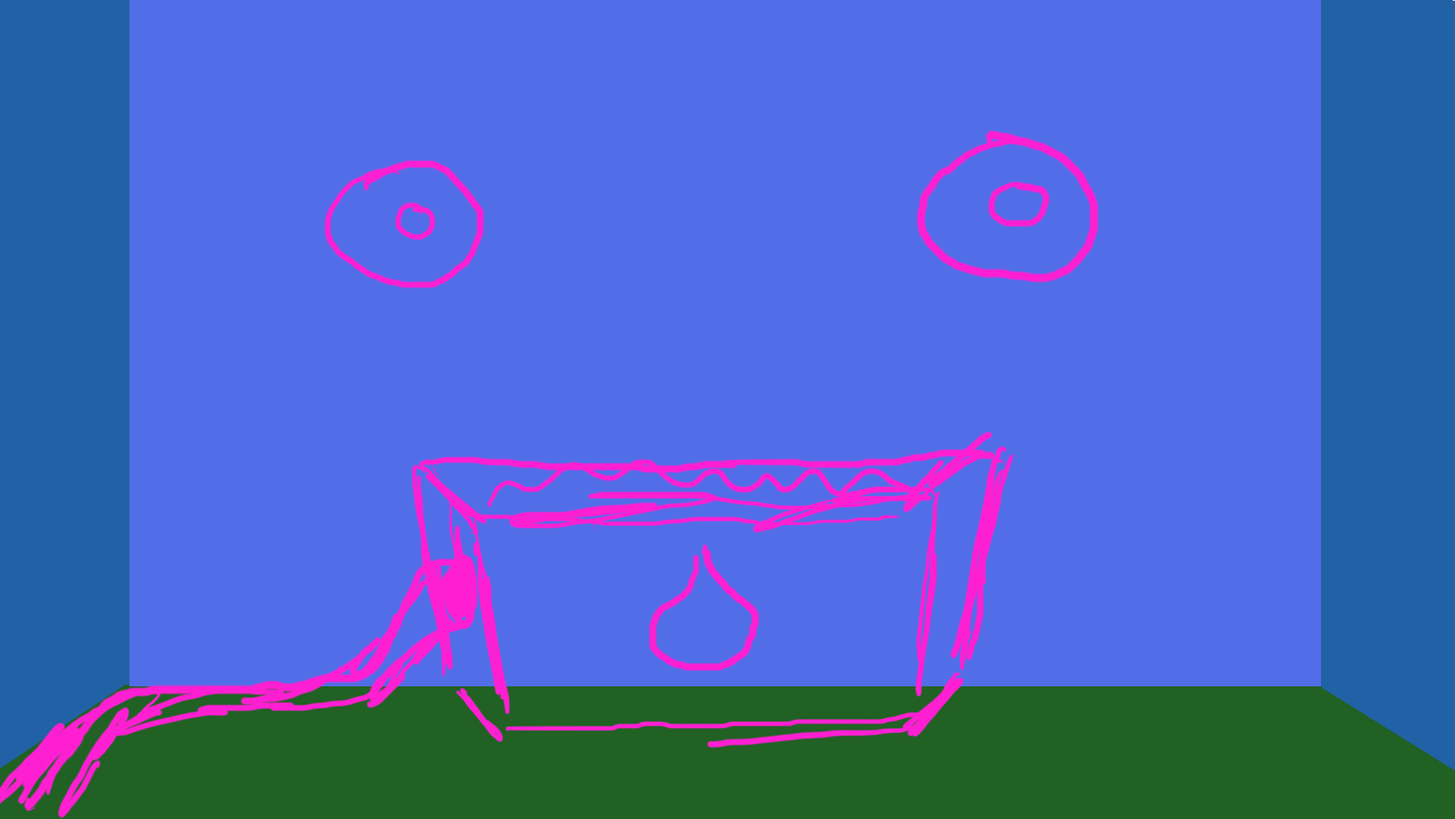
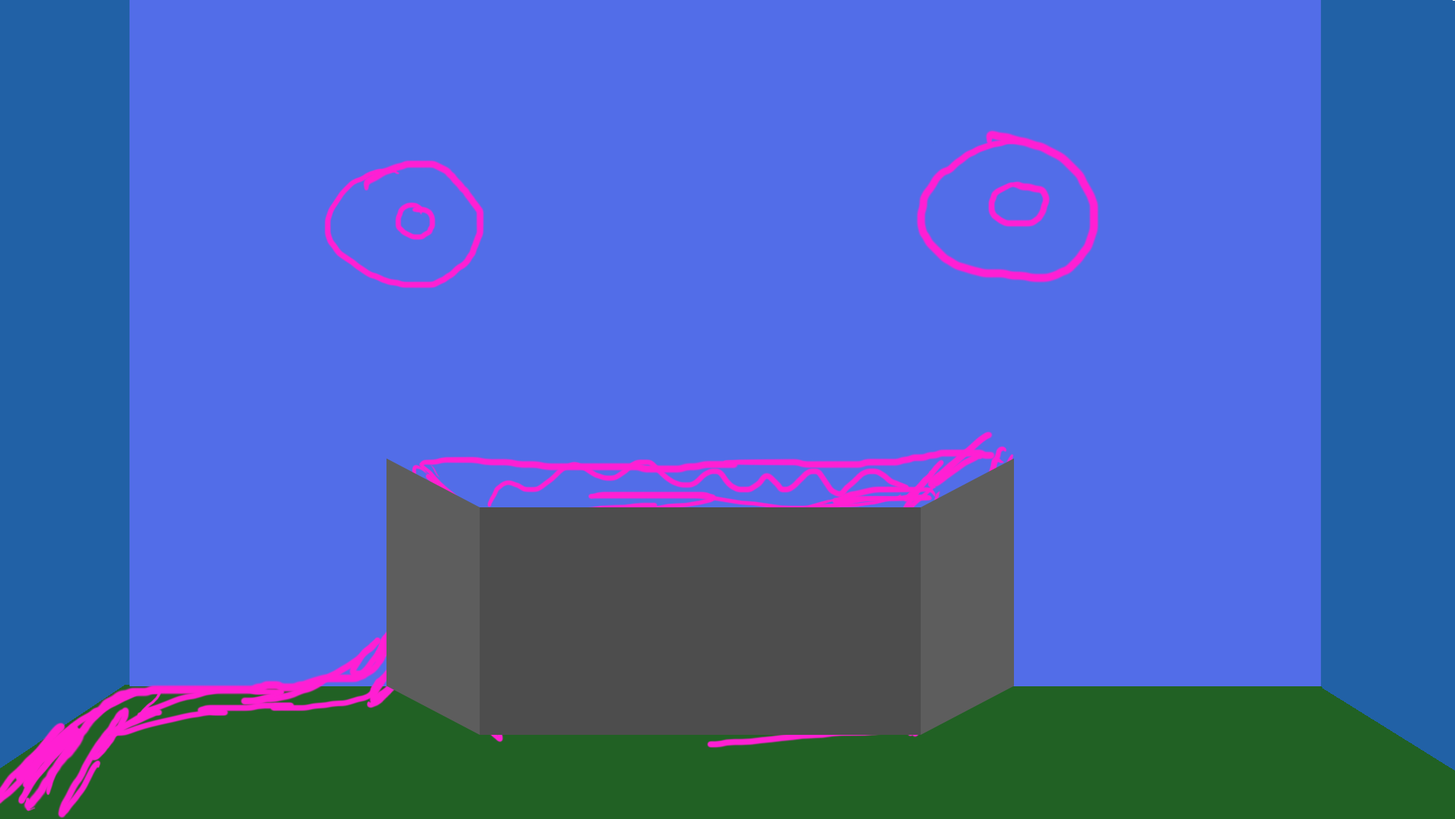
Revision of a layered 1455 × 819 image; what changed, layer by layer:
added layer "Shape 2 copy" above "Shape 2" over [386, 457, 480, 735]
added layer "Shape 2" above "Shape 1" over [920, 457, 1015, 735]
added layer "Shape 1" above "sketch" over [479, 507, 921, 735]
